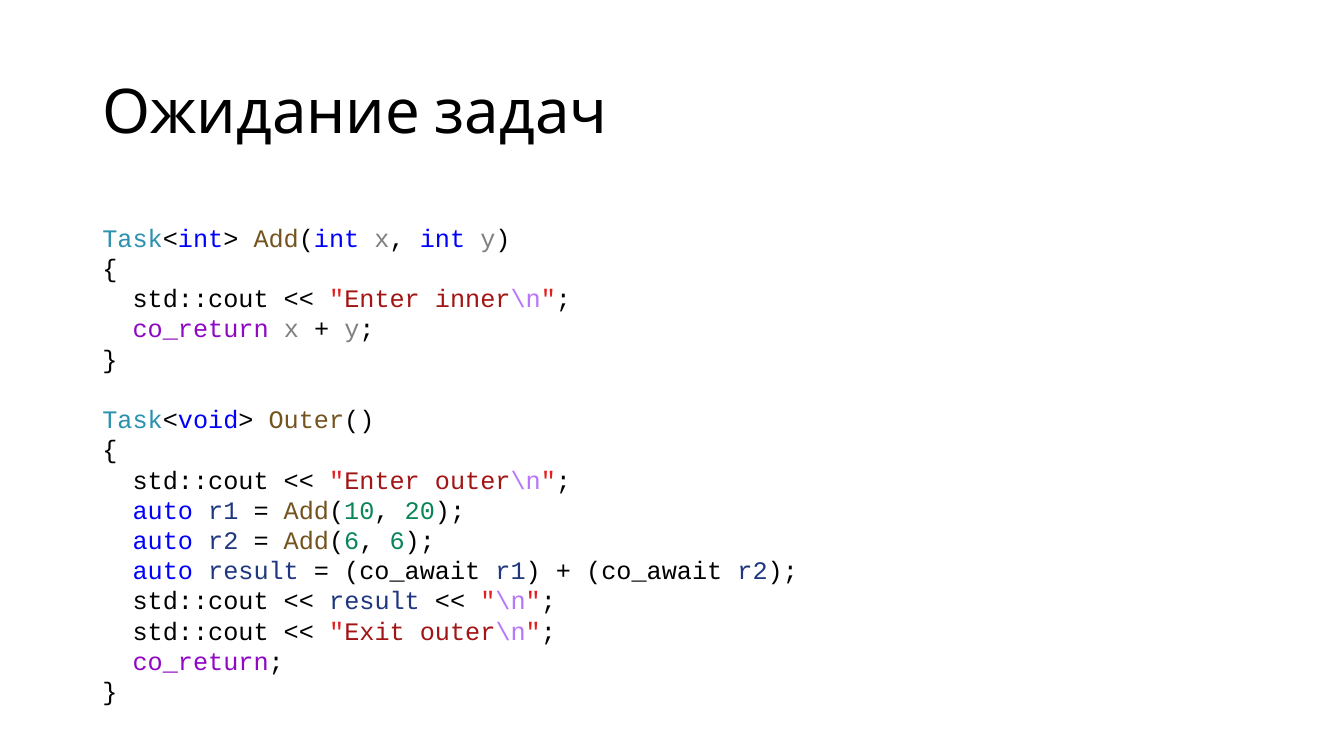
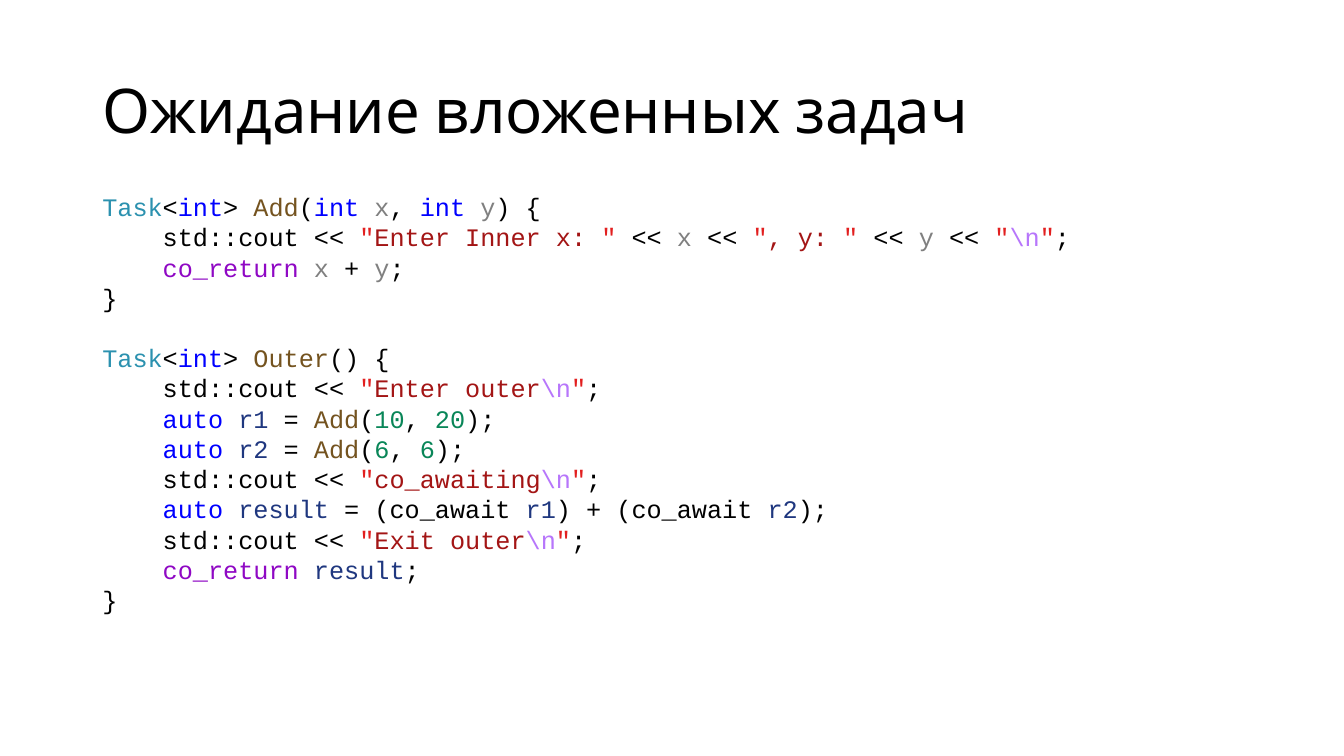
Before and after one commit to alexey-malov/pc, a slide deck: slide 78 of lectures/12/Coroutines.pptx (slide 75 before the commit). Drawn at 1344x756 pixels with LibreOffice and Linux fonts; fonts in the diff are those of the drawing. Boxes give left, top, right and bottom in pixels: in the first picture for what was removed or moved away, otherwise in the second. Text is boxed around its words. In the diff, an @@ line names an element or a change of style, - is before the commit and + after.

```diff
--- a/lectures/12/Coroutines.pptx
+++ b/lectures/12/Coroutines.pptx
@@ title at (102, 88, 968, 145): text changed @@
-Ожидание задач
+Ожидание вложенных задач
@@ text "Task<int> Add(int x, int y) ...": place and size @@
-text "Task<int> Add(int x, int y) ..." at (102, 228, 797, 675)
+text "Task<int> Add(int x, int y) ..." at (102, 198, 1070, 584)
@@ text at (102, 198, 1070, 252): text changed @@
-Task<int> Add(int x, int y)
-{
-std::cout << "Enter inner\n";
+Task<int> Add(int x, int y) {
+std::cout << "Enter Inner x: " << x << ", y: " << y << "\n";
@@ text at (102, 349, 359, 373): text changed @@
-Task<void> Outer()
-{
+Task<int> Outer() {
@@ text at (163, 470, 601, 494): paragraph added @@
+std::cout << "co_awaiting\n";
@@ text at (163, 560, 420, 584): text changed @@
-co_return;
+co_return result;
@@ text at (133, 591, 556, 614): paragraph removed @@
-std::cout << result << "\n";
```
Also in this commit, not shown: 17 other slides changed, 4 slides added, 4 other files.
